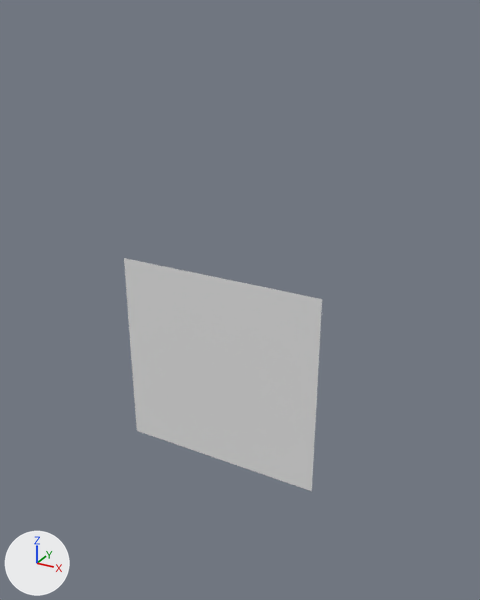
Two versions of the OBJ model MardukGame/Assets/Tiled2Unity/Meshes/bossroom1.obj, one commit apart.
Rendered twice from a camera (50 mm lens) standing at (627.0, -4599.0, -234.0) and looking at (-1971.0, 124.0, -2596.0). Arrows for +X, +Y and +Z are at lower left; the lights stay in place. Where no turn or scale is listed for an object, it has been applied to the vertices.

The first picture shows 'bossroom1'.
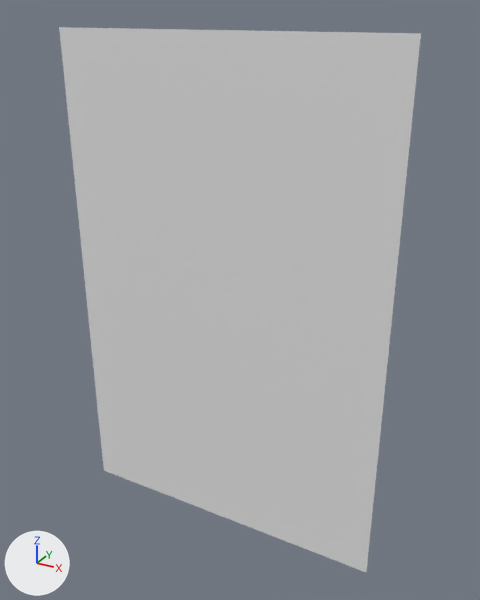
Changed parts and their boxes (x1, y1, x2, y2) in the pictures (480 x 600 px):
'bossroom1', reshaped (82% wider, 133% taller): before (124, 258, 322, 491); after (59, 27, 421, 572)
part 1 of me_bossroom1, added: after (59, 27, 421, 572)

The edits, one by one:
me_bossroom1 is used by ob_bossroom1; location (0.0, 0.0, 0.0).
me_bossroom1 had 992 vertices, 930 faces and spanned x -3136.0..-1152.0, y 0.0, z -4288.0..-2368.0.
me_bossroom1 now has 3577 vertices, 3456 faces and spans x -3648.0..-576.0, y 0.0, z -4992.0..-384.0.
me_bossroom1 part 1: 2585 vertices added at x -3648.0..-576.0, y 0.0, z -4992.0..-384.0.
